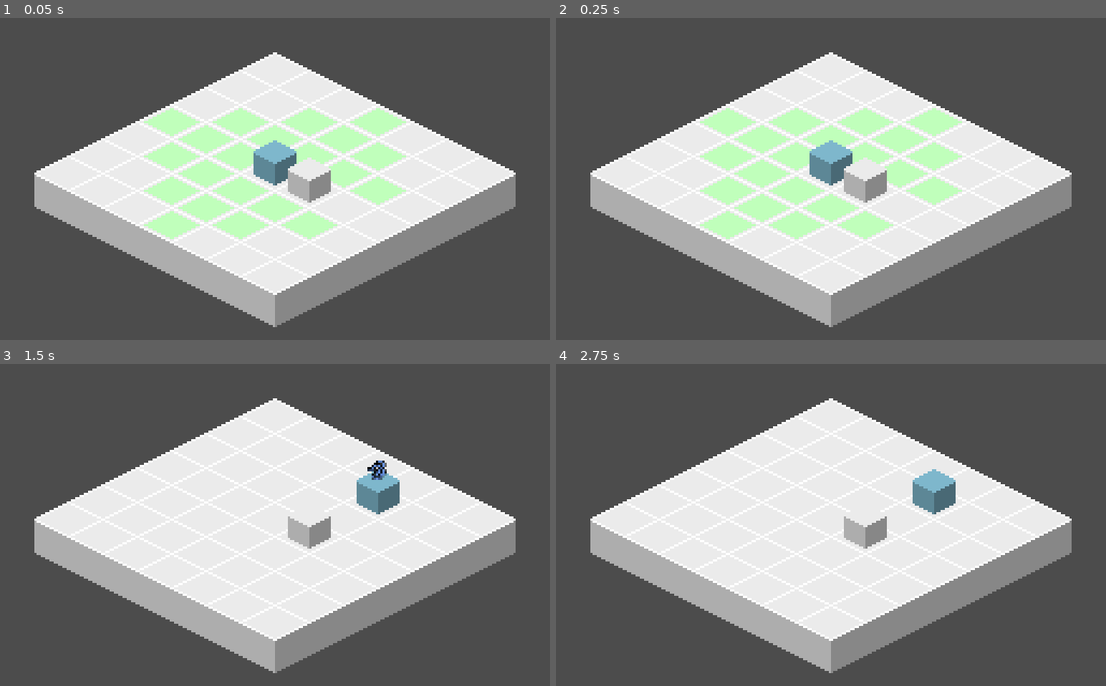
Above: before the commit, frames 1-4 (two rows, left to right).
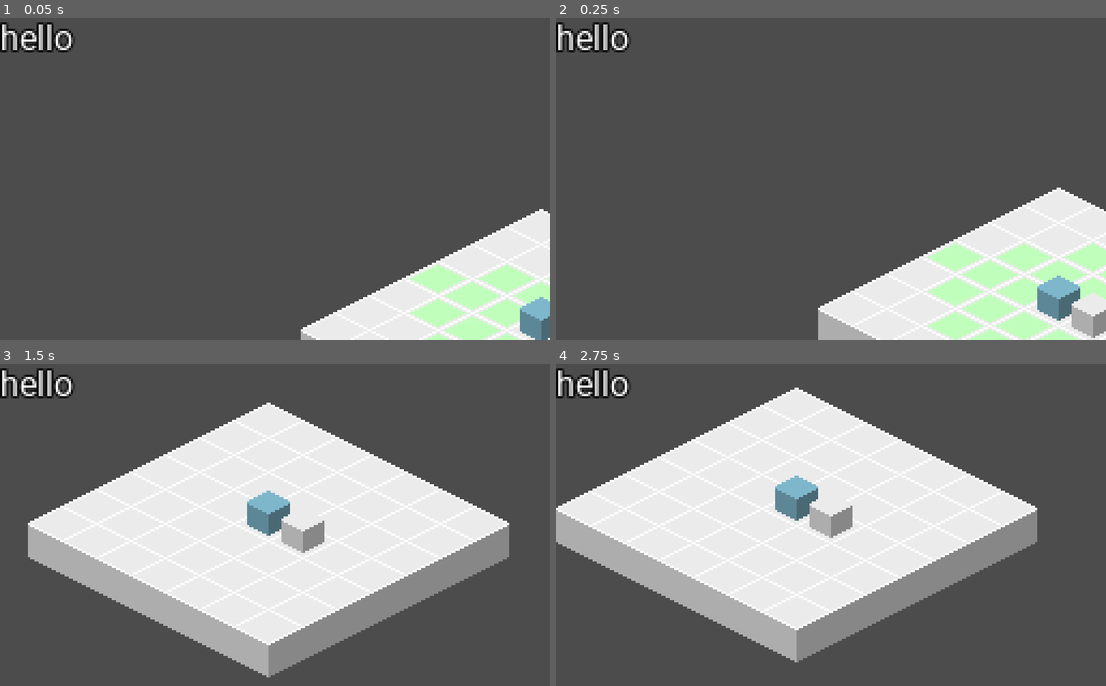
Above: after the commit, the same moments.

Repository: jaytav/godot-test-3
Game: Godot game, scene res://main.tscn
Two runs of this game, one before a commit and one after it. Both use one fixed random seed, a clock stepped at 60 frames per second and the inputs below.
Inputs (mouse positions are in pixels of both pictures, inside the frame that each line leads up to):
- Up to frame 1 (0.05 s): no input
- Up to frame 2 (0.25 s): no input
- Up to frame 3 (1.5 s): move the mouse to (396, 508) at 0.52 s; press the mouse at (396, 508) at 0.53 s; tap Space (ui_select) at 0.77 s; move the mouse to (165, 541) at 1.27 s; release the mouse at (165, 541) at 1.28 s; click (165, 541) at 1.35 s
- Up to frame 4 (2.75 s): tap Space (ui_select) at 1.52 s; move the mouse to (886, 454) at 2.02 s; press the mouse at (886, 454) at 2.03 s

The runs differ from the first frame. In frame 1, 53% of the frame differs, in the area x 0-100%, y 1-100%; in frame 2, 56%; in frame 3, 6.8%; in frame 4, 19%.

Commit message:
add camera manager to follow characters on their turn

Diff:
--- a/main.gd
+++ b/main.gd
@@ -15,6 +15,7 @@
     if not Engine.editor_hint:
         GroupController.add("Characters", get_node("World/Characters"))
         GroupController.add("TileMaps", get_node("World/TileMaps"))
+        CameraController.init(get_node("World/Camera2D"))
         ActionController.init()
         AttackController.init()
         TurnController.init()
--- a/project.godot
+++ b/project.godot
@@ -78,6 +78,7 @@
 ActionController="*res://src/autoload/action_controller.gd"
 TurnController="*res://src/autoload/turn_controller.gd"
 AttackController="*res://src/autoload/attack_controller.gd"
+CameraController="*res://src/autoload/camera_controller.gd"
 
 [display]
 
--- a/src/animations/floating_text.tscn
+++ b/src/animations/floating_text.tscn
@@ -4,7 +4,6 @@
 [ext_resource path="res://src/animations/floating_text.gd" type="Script" id=2]
 
 [sub_resource type="DynamicFont" id=1]
-size = 20
 outline_size = 1
 outline_color = Color( 0, 0, 0, 1 )
 font_data = ExtResource( 1 )
@@ -43,12 +42,11 @@
 
 [node name="Label" type="Label" parent="."]
 margin_left = -6.0
-margin_top = -14.0
-margin_right = 18.0
-margin_bottom = 15.0
+margin_top = -17.0
+margin_right = 6.0
+margin_bottom = 2.0
 grow_horizontal = 2
 grow_vertical = 2
-rect_scale = Vector2( 0.5, 0.5 )
 custom_fonts/font = SubResource( 1 )
 text = "1"
 align = 1
--- /dev/null
+++ b/src/autoload/camera_controller.gd
@@ -0,0 +1,25 @@
+extends Node
+
+
+var _camera: Camera2D
+var _follow_speed: float = 100
+var _follow_entity: Node2D
+
+
+func _process(delta) -> void:
+    if !_follow_entity or _camera.position.distance_to(_follow_entity.position) < 1:
+        return
+
+    var direction = _camera.position.direction_to(_follow_entity.position)
+    _camera.position += direction * _follow_speed * delta
+
+
+func init(camera: Camera2D) -> void:
+    _camera = camera
+
+    for character in GroupController.get("Characters").all():
+        character.connect("turn_started", self, "_on_character_turn_started")
+
+
+func _on_character_turn_started(character: Character) -> void:
+    _follow_entity = character
--- a/src/scenes/world.tscn
+++ b/src/scenes/world.tscn
@@ -71,7 +71,6 @@
 [node name="World" type="Node2D"]
 
 [node name="Camera2D" type="Camera2D" parent="."]
-position = Vector2( 128, 75 )
 current = true
 
 [node name="TileMaps" type="Node2D" parent="."]
--- a/src/scenes/world_gui.tscn
+++ b/src/scenes/world_gui.tscn
@@ -1,6 +1,19 @@
-[gd_scene format=2]
+[gd_scene load_steps=3 format=2]
 
-[node name="WorldGUI" type="Control"]
+[ext_resource path="res://assets/fonts/Roboto-Regular.ttf" type="DynamicFontData" id=1]
+
+[sub_resource type="DynamicFont" id=1]
+outline_size = 1
+font_data = ExtResource( 1 )
+
+[node name="WorldGUI" type="CanvasLayer"]
+
+[node name="Label" type="Label" parent="."]
+margin_right = 40.0
+margin_bottom = 14.0
+custom_colors/font_outline_modulate = Color( 0, 0, 0, 1 )
+custom_fonts/font = SubResource( 1 )
+text = "hello"
 __meta__ = {
 "_edit_use_anchors_": false
 }
